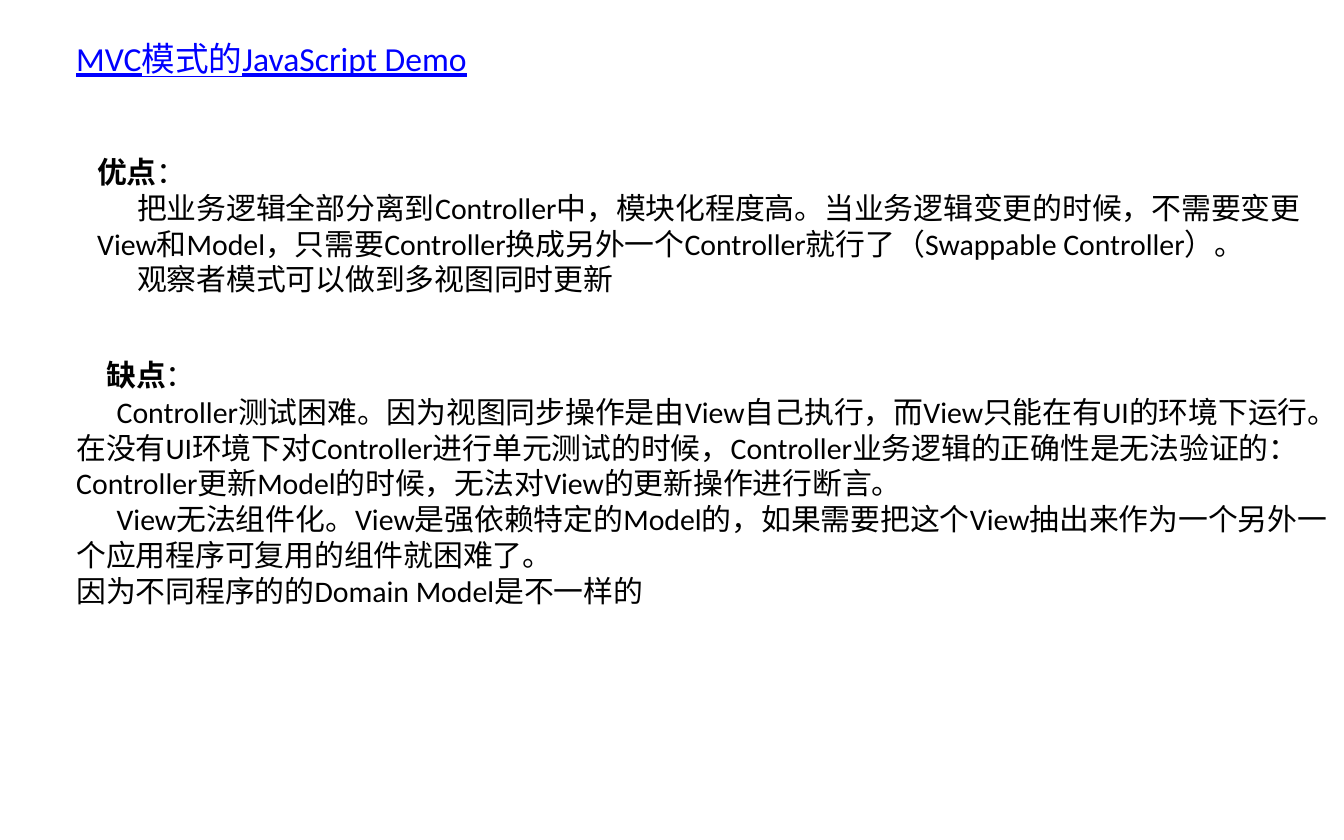
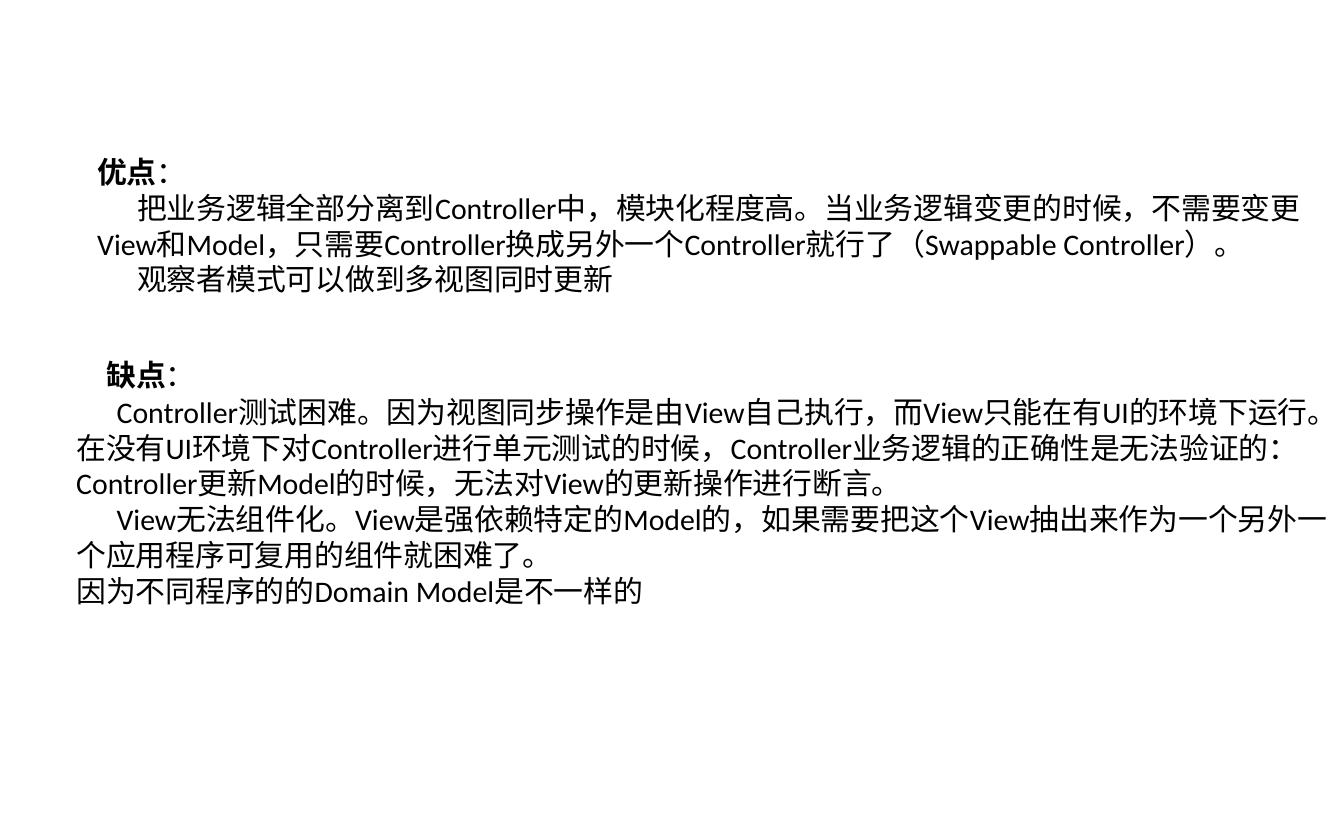
Before and after one commit to fastCreator/mvc-mvp, a slide deck: slide 4 of 竞网ppt模板.pptx. Drawn at 1344x840 pixels with LibreOffice and Linux fonts; fonts in the diff are those of the drawing; background and template pictures are left out. Boxes give left, top, right and bottom in pixels: in the first picture for what was removed or moved away, otherwise in the second. Text is boxed around its words. In the diff, an @@ line names an element or a change of style, - is before the commit and + after.

```diff
--- a/竞网ppt模板.pptx
+++ b/竞网ppt模板.pptx
@@ text removed at [76,44,467,77] @@
-MVC模式的JavaScript Demo
```
Also in this commit, not shown: 4 other slides changed, 4 slides added, 1 other file.
